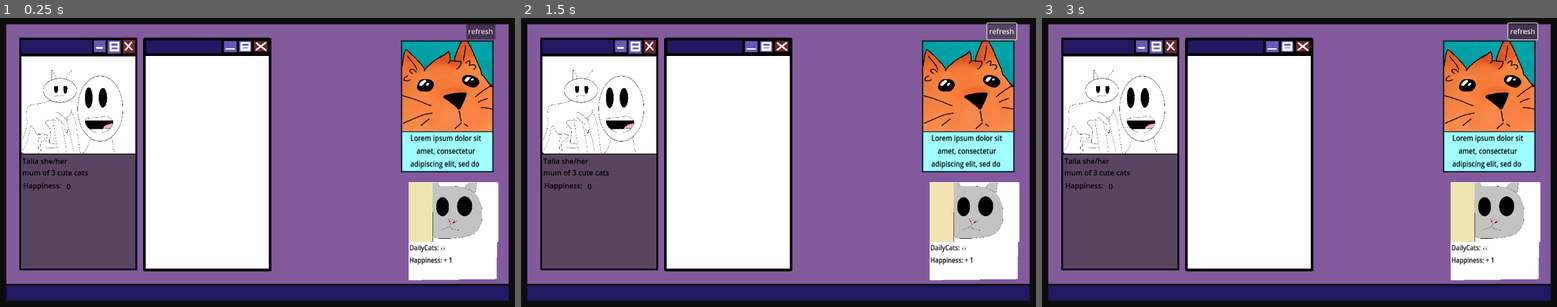
Above: before the commit, frames 1-3 (left to right).
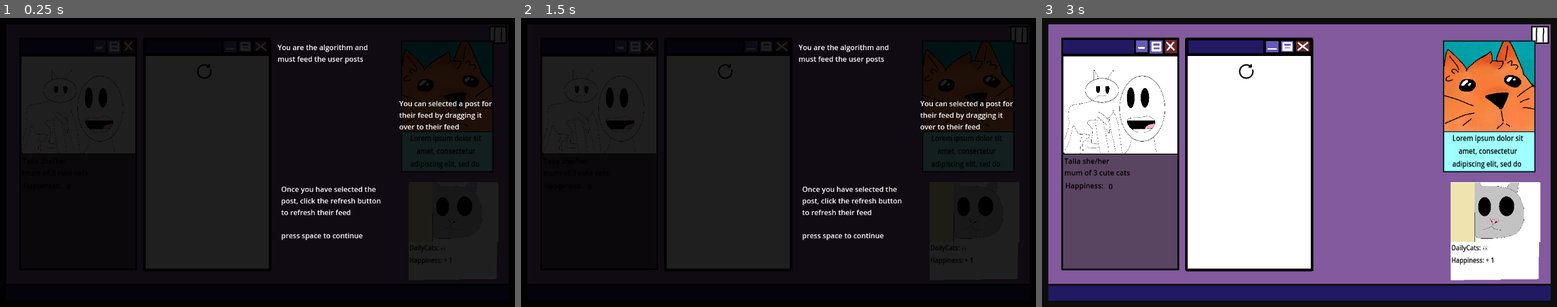
Above: after the commit, the same moments.

Repository: Wilvy10/Bonk
Game: Godot game, scene res://scenes/main_game.tscn
The game is run twice, just before and just after one commit, with the same random seed, the same clock (stepped at 60 frames per second) and the same inputs. This scene is started directly instead of the project's main scene.
Inputs (mouse positions are in pixels of both pictures, inside the frame that each line leads up to):
- Up to frame 1 (0.25 s): no input
- Up to frame 2 (1.5 s): click (999, 32) at 0.5 s, where only the run before the commit has a clickable "refresh"; click (999, 32) at 1.25 s, where only the run before the commit has a clickable "refresh"
- Up to frame 3 (3 s): click (1520, 32) at 2 s, where only the run before the commit has a clickable "refresh"; tap Enter at 2.75 s; move the mouse to (1268, 104) at 2.77 s; tap Space at 2.85 s

The runs differ from the first frame. In frame 1, 90% of the frame differs, in the area x 1-99%, y 2-98%; in frame 2, 90%, in the area x 1-99%, y 1-98%; in frame 3, 0.6%.

Commit message:
added icons and bug fixes
We are getting there

Diff:
--- a/sbgj-bonk(unnamed-project)/prefabs/peeking_cat_post.tscn
+++ b/sbgj-bonk(unnamed-project)/prefabs/peeking_cat_post.tscn
@@ -4,7 +4,6 @@
 [ext_resource type="Texture2D" uid="uid://bov0ajova0mav" path="res://images/Post Icons/peeking_cat.png" id="2_kh0xi"]
 
 [node name="post" type="Polygon2D"]
-z_index = 2
 scale = Vector2(0.8594007, 1)
 polygon = PackedVector2Array(-100, -82, 131, -82, 129.37, 135.45, -100.21, 137.87)
 script = ExtResource("1_2cv18")
--- a/sbgj-bonk(unnamed-project)/prefabs/stare_post.tscn
+++ b/sbgj-bonk(unnamed-project)/prefabs/stare_post.tscn
@@ -63,7 +63,7 @@
 shape = SubResource("RectangleShape2D_tc63t")
 
 [node name="Timer" type="Timer" parent="."]
-wait_time = 0.5
+wait_time = 2.0
 
 [connection signal="button_down" from="Button" to="." method="_on_button_button_down"]
 [connection signal="button_up" from="Button" to="." method="_on_button_button_up"]
--- a/sbgj-bonk(unnamed-project)/scenes/main_game.tscn
+++ b/sbgj-bonk(unnamed-project)/scenes/main_game.tscn
@@ -11,6 +11,10 @@
 [ext_resource type="Texture2D" uid="uid://c1d6nbupbwust" path="res://images/Background and UI/desktop_background_hole.png" id="4_o6v7o"]
 [ext_resource type="Script" uid="uid://b3nj8wxf7wwnl" path="res://scripts/generator.gd" id="5_ipu61"]
 [ext_resource type="AudioStream" uid="uid://dea6wmbrrbqf1" path="res://sounds/notification.mp3" id="11_5cypo"]
+[ext_resource type="Texture2D" uid="uid://yuta8eiv1p3a" path="res://images/Background and UI/refresh button.png" id="11_o6v7o"]
+[ext_resource type="Script" uid="uid://die6xb5l0xim8" path="res://scenes/settings.gd" id="13_sp04v"]
+[ext_resource type="Texture2D" uid="uid://cb10eym3seyj4" path="res://images/Background and UI/settings icon light.png" id="14_8xp80"]
+[ext_resource type="Texture2D" uid="uid://cv4aoq1mb2duq" path="res://images/Background and UI/pause.png" id="14_ihbck"]
 
 [sub_resource type="RectangleShape2D" id="RectangleShape2D_70vka"]
 
@@ -154,19 +158,103 @@
 scale = Vector2(10, 10)
 shape = SubResource("RectangleShape2D_70vka")
 
+[node name="ColorRect" type="ColorRect" parent="drop box"]
+visible = false
+modulate = Color(0.3328807, 0.33288068, 0.33288068, 1)
+offset_left = 229.16618
+offset_top = 114.6877
+offset_right = 269.1662
+offset_bottom = 154.68768
+scale = Vector2(7.459547, 10.15183)
+
 [node name="postGenerator" type="Node2D" parent="."]
 z_index = 1
 script = ExtResource("5_ipu61")
 
-[node name="refresh_button" type="Button" parent="."]
-offset_left = 1043.0
-offset_top = 12.0
-offset_right = 1083.0
-offset_bottom = 48.0
-text = "refresh"
+[node name="RefreshButton" type="Sprite2D" parent="."]
+position = Vector2(457.00003, 119.99999)
+texture = ExtResource("11_o6v7o")
+
+[node name="refresh_button" type="Button" parent="RefreshButton"]
+modulate = Color(1, 1, 1, 0)
+offset_left = -18.0
+offset_top = -17.999992
+offset_right = 47.0
+offset_bottom = 18.000008
+scale = Vector2(0.55892533, 0.9771119)
 
 [node name="sfx_notif" type="AudioStreamPlayer2D" parent="."]
 stream = ExtResource("11_5cypo")
+
+[node name="ColorRect2" type="ColorRect" parent="."]
+offset_left = 1094.0
+offset_top = 18.0
+offset_right = 1134.0
+offset_bottom = 58.0
+color = Color(0, 0, 0, 1)
+script = ExtResource("13_sp04v")
+
+[node name="ColorRect" type="ColorRect" parent="ColorRect2"]
+layout_mode = 0
+offset_left = 3.0
+offset_top = 3.0
+offset_right = 43.0
+offset_bottom = 43.0
+scale = Vector2(0.84000003, 0.8400012)
+
+[node name="SettingsIcon" type="Sprite2D" parent="ColorRect2/ColorRect"]
+position = Vector2(20, 20)
+texture = ExtResource("14_ihbck")
+
+[node name="SettingsIconLight" type="Sprite2D" parent="ColorRect2/ColorRect"]
+visible = false
+position = Vector2(20, 20)
+texture = ExtResource("14_8xp80")
+
+[node name="Button" type="Button" parent="ColorRect2/ColorRect"]
+modulate = Color(1, 1, 1, 0)
+layout_mode = 0
+offset_right = 8.0
+offset_bottom = 8.000002
+scale = Vector2(5.0251465, 5.0126395)
+
+[node name="settings" type="Node2D" parent="."]
+z_index = -3
+
+[node name="ColorRect" type="ColorRect" parent="settings"]
+z_index = 4
+offset_right = 1154.0
+offset_bottom = 650.0
+color = Color(0, 0, 0, 0.8784314)
+
+[node name="Label" type="Label" parent="settings"]
+z_index = 4
+offset_left = 621.0
+offset_top = 54.0
+offset_right = 859.0
+offset_bottom = 103.0
+text = "You are the algorithm and must feed the user posts"
+autowrap_mode = 2
+
+[node name="Label2" type="Label" parent="settings"]
+z_index = 4
+offset_left = 893.0
+offset_top = 180.0
+offset_right = 1118.0
+offset_bottom = 255.0
+text = "You can selected a post for their feed by dragging it over to their feed"
+autowrap_mode = 2
+
+[node name="Label3" type="Label" parent="settings"]
+z_index = 4
+offset_left = 629.0
+offset_top = 372.0
+offset_right = 871.0
+offset_bottom = 447.0
+text = "Once you have selected the post, click the refresh button to refresh their feed
+
+press space to continue"
+autowrap_mode = 2
 
 [connection signal="button_down" from="post/Button" to="post" method="_on_button_button_down"]
 [connection signal="button_up" from="post/Button" to="post" method="_on_button_button_up"]
@@ -177,4 +265,6 @@
 [connection signal="body_exited" from="drop box/Area2D" to="post" method="_on_area_2d_body_exited"]
 [connection signal="mouse_entered" from="drop box/Area2D" to="post" method="_on_area_2d_mouse_entered"]
 [connection signal="mouse_exited" from="drop box/Area2D" to="post" method="_on_area_2d_mouse_exited"]
-[connection signal="button_up" from="refresh_button" to="drop box" method="_on_refresh_button_button_up"]
+[connection signal="button_up" from="RefreshButton/refresh_button" to="drop box" method="_on_refresh_button_button_up"]
+[connection signal="button_down" from="ColorRect2/ColorRect/Button" to="." method="_on_button_button_down"]
+[connection signal="button_down" from="ColorRect2/ColorRect/Button" to="ColorRect2" method="_on_button_button_down"]
--- /dev/null
+++ b/sbgj-bonk(unnamed-project)/scenes/settings.gd
@@ -0,0 +1,21 @@
+extends ColorRect
+var paused = true
+
+func _on_button_button_down() -> void:
+	paused = true
+	get_node("../settings/ColorRect").set_mouse_filter(0)
+	get_node("../settings/ColorRect").set_z_index(4)
+	get_node("../settings/Label").set_z_index(4)
+	get_node("../settings/Label2").set_z_index(4)
+	get_node("../settings/Label3").set_z_index(4)
+
+func _unhandled_input(event):
+	if paused:
+		if event is InputEventKey:
+			if event.pressed and event.keycode == KEY_SPACE:
+				paused = false
+				get_node("../settings/ColorRect").set_mouse_filter(2)
+				get_node("../settings/ColorRect").set_z_index(-3)
+				get_node("../settings/Label").set_z_index(-3)
+				get_node("../settings/Label2").set_z_index(-3)
+				get_node("../settings/Label3").set_z_index(-3)
--- a/sbgj-bonk(unnamed-project)/scripts/generator.gd
+++ b/sbgj-bonk(unnamed-project)/scripts/generator.gd
@@ -44,6 +44,6 @@
 			return item
 	return null
 
-func resetAvailablePosts(list:Array):
-	for i in list.size():
-		list[i][1] = false
+func resetAvailablePosts():
+	for i in catPosts.size():
+		catPosts[i][1] = false
--- a/sbgj-bonk(unnamed-project)/scripts/main.gd
+++ b/sbgj-bonk(unnamed-project)/scripts/main.gd
@@ -4,3 +4,8 @@
 
 static func add_mood(happy_num):
 	happy_num + 10
+
+func _unhandled_input(event):
+	if event is InputEventKey:
+		if event.pressed and event.keycode == KEY_ESCAPE:
+			get_tree().quit()
--- a/sbgj-bonk(unnamed-project)/scripts/post.gd
+++ b/sbgj-bonk(unnamed-project)/scripts/post.gd
@@ -23,7 +23,7 @@
 	if onFeed:
 		if global_position.y < dropBoxLocation.y + 50:
 
-			var movement = (dropBoxLocation.y + 50 - global_position.y ) * 10 * delta
+			var movement = (dropBoxLocation.y + 50 - global_position.y ) * 2 * delta
 			if movement > 50:
 				movement = 50
 			if movement < 0.5:
@@ -49,7 +49,7 @@
 
 
 func _enter_tree() -> void:
-	var refreshButton = get_node("/root/Node2D/refresh_button")
+	var refreshButton = get_node("/root/Node2D/RefreshButton/refresh_button")
 	refreshButton.button_up.connect(onRefresh)
 	dropBox = get_node("/root/Node2D/drop box")
 	sfx_notif = get_node("/root/Node2D/sfx_notif")
@@ -91,7 +91,8 @@
 			onFeed = true
 			transform.origin -= transform.y * 500
 			set_z_index(-2)
-
+	elif(dropBox.checkFull()):
+		queue_free()
 
 
 
@@ -119,6 +120,7 @@
 func _on_timer_timeout() -> void:
 	#after timer
 	print("timer finished")
-
+	dropBox.releasePostLocation(dropBoxLocation)
+	get_node("..").resetAvailablePosts()
 	get_node("..").SelectPost()
 	queue_free()
--- a/sbgj-bonk(unnamed-project)/scripts/user.gd
+++ b/sbgj-bonk(unnamed-project)/scripts/user.gd
@@ -9,4 +9,4 @@
 # Called every frame. 'delta' is the elapsed time since the previous frame.
 func _process(delta: float) -> void:
 	pass
-	get_node("../post").get_happiness()
+	#get_node("../post").get_happiness()
Binary file added: sbgj-bonk(unnamed-project)/images/Background and UI/pause.png
Not shown, added: sbgj-bonk(unnamed-project)/images/Background and UI/pause.png.import
Binary file added: sbgj-bonk(unnamed-project)/images/Background and UI/refresh button.png
Not shown, added: sbgj-bonk(unnamed-project)/images/Background and UI/refresh button.png.import
Binary file added: sbgj-bonk(unnamed-project)/images/Background and UI/settings icon light.png
Not shown, added: sbgj-bonk(unnamed-project)/images/Background and UI/settings icon light.png.import
Binary file added: sbgj-bonk(unnamed-project)/images/Background and UI/settings icon.png
Not shown, added: sbgj-bonk(unnamed-project)/images/Background and UI/settings icon.png.import
Not shown: 1 places in sbgj-bonk(unnamed-project)/scenes/main_game.tscn that only renumber resources
Not shown, added: sbgj-bonk(unnamed-project)/scenes/settings.gd.uid
